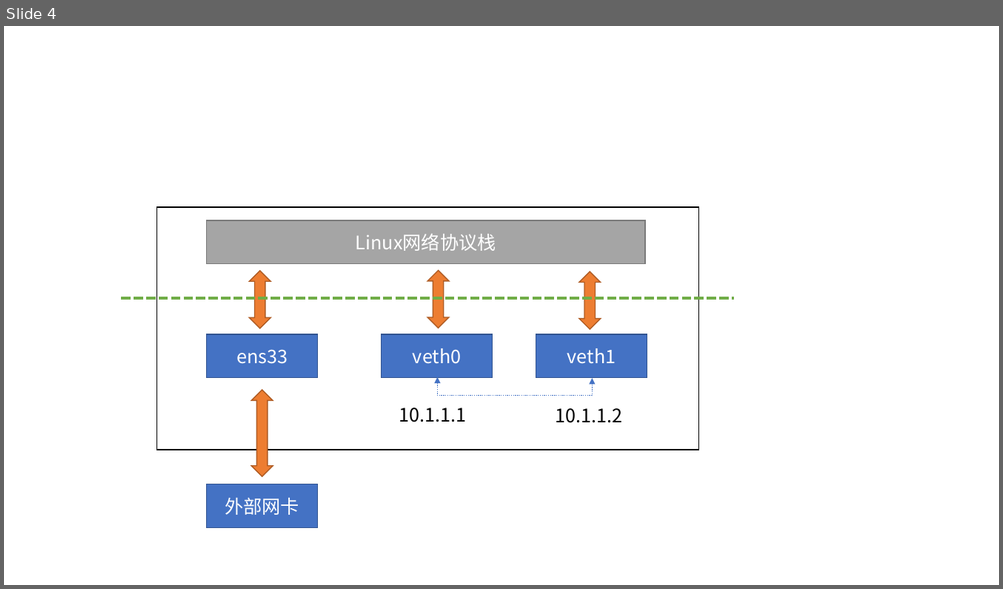
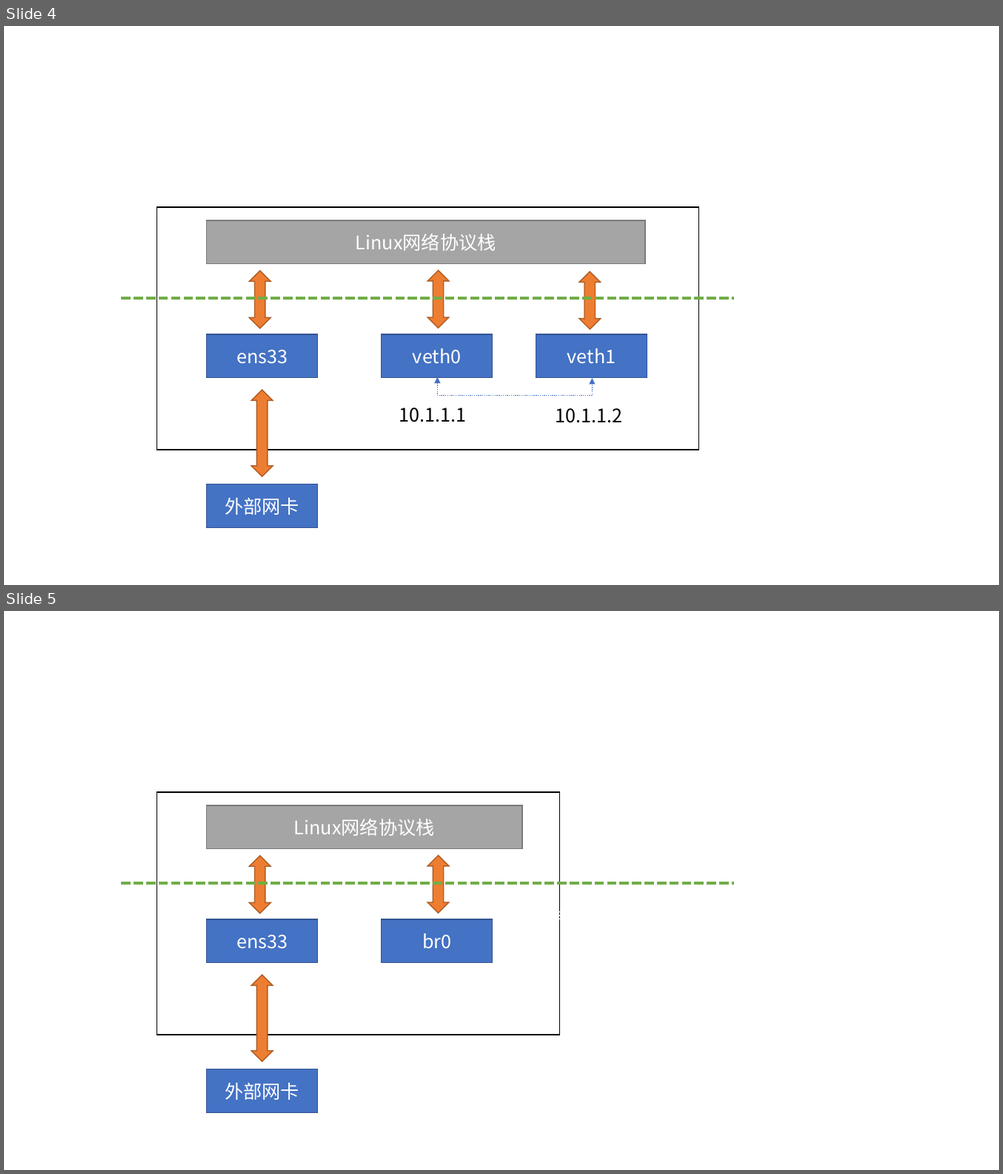
Before and after one commit to YE-Fan/k8s-learning, a slide deck: 1. linux网络虚拟化/1.1 network namespace/新建 Microsoft PowerPoint 演示文稿.pptx. Shown one above the other, each under a label of ours: slide 4 before the commit, slides 4 and 5 after it. The pictures are 1003x589 and 1003x1174 pixels, drawn with LibreOffice and Linux fonts; fonts in the diff are those of the drawing. Boxes give left, top, right and bottom in pixels: in the first picture for what was removed or moved away, otherwise in the second. Text is boxed around its words. In the diff, an @@ line names an element or a change of style, - is before the commit and + after.

```diff
--- a/1. linux网络虚拟化/1.1 network namespace/新建 Microsoft PowerPoint 演示文稿.pptx
+++ b/1. linux网络虚拟化/1.1 network namespace/新建 Microsoft PowerPoint 演示文稿.pptx
@@ slide 5 added at [4, 611, 999, 1170], background #FFFFFF @@
@@ rectangle added at [157, 792, 560, 1036], fill #FFFFFF, outline #000000 1 pt @@
@@ rectangle added at [206, 806, 522, 849], fill #A5A5A5, outline #7A7A7A 1 pt, 18 pt, text #FFFFFF @@
+Linux网络协议栈
@@ up down arrow added at [250, 856, 271, 913], fill #ED7D31, outline #AF5C24 1 pt @@
@@ up down arrow added at [428, 856, 449, 913], fill #ED7D31, outline #AF5C24 1 pt @@
@@ line added from (121, 883) to (734, 883), #70AD47 3 pt dashed @@
@@ rectangle added at [206, 920, 317, 963], fill #4472C4, outline #325491 1 pt, 18 pt, text #FFFFFF @@
+ens33
@@ rectangle added at [381, 920, 492, 963], fill #4472C4, outline #325491 1 pt, 18 pt, text #FFFFFF @@
+br0
@@ text added at [456, 905, 603, 924], 14 pt, text #FFFFFF @@
+Network namespace2
@@ up down arrow added at [252, 975, 273, 1062], fill #ED7D31, outline #AF5C24 1 pt @@
@@ rectangle added at [206, 1070, 317, 1113], fill #4472C4, outline #325491 1 pt, 18 pt, text #FFFFFF @@
+外部网卡
```
Also in this commit, not shown: 4 other slides added, 1 other file.
